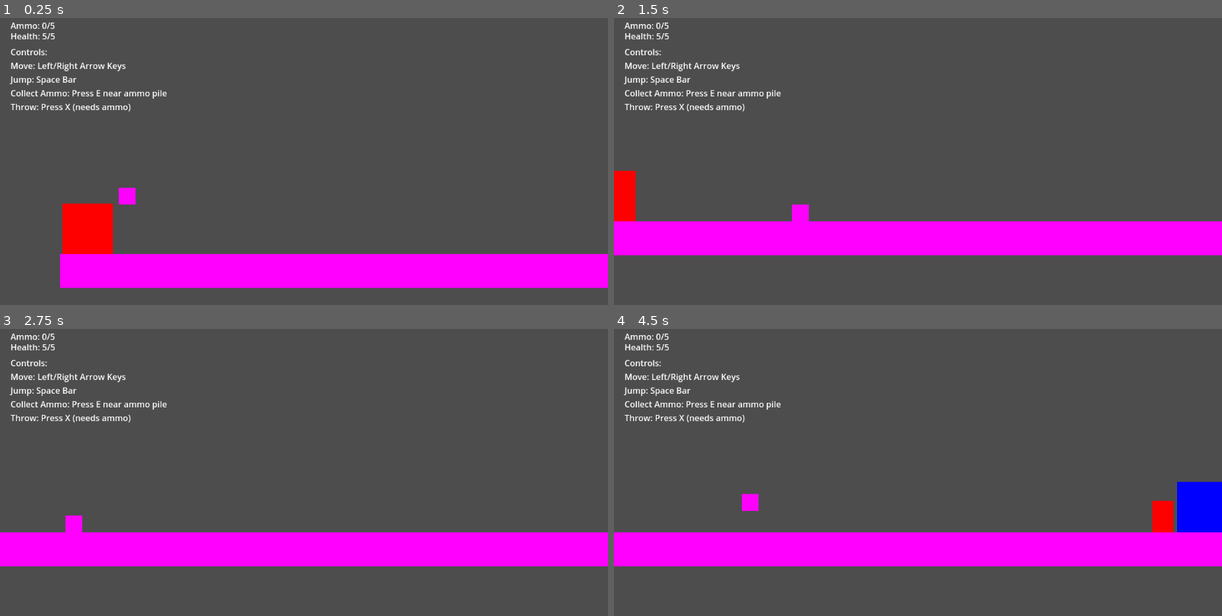
Above: before the commit, frames 1-4 (two rows, left to right).
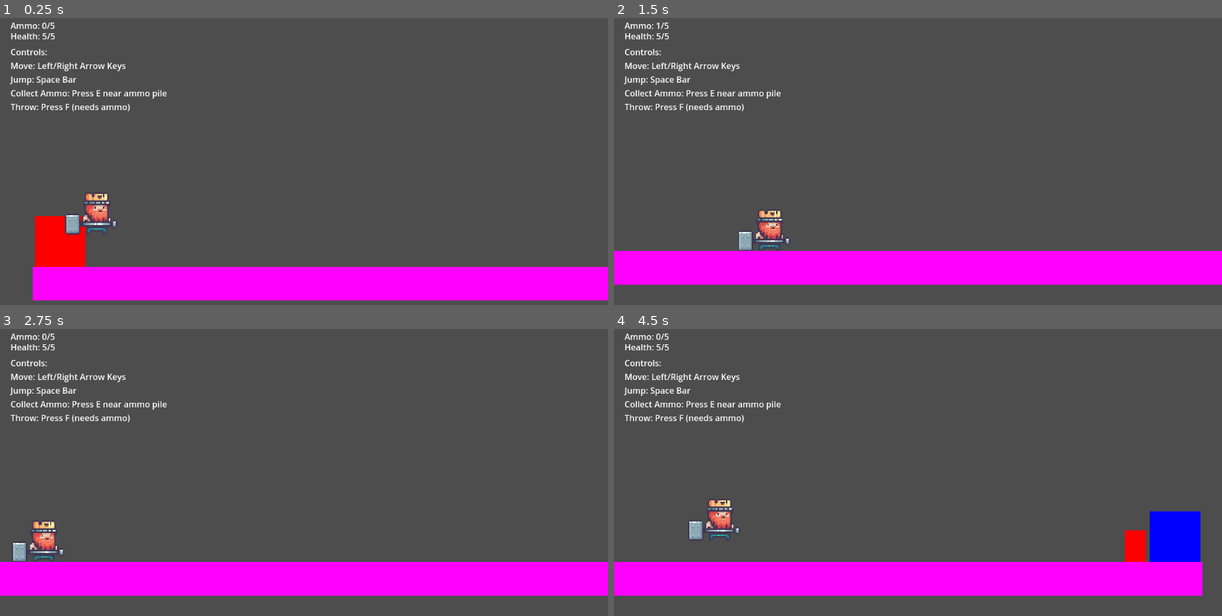
Above: after the commit, the same moments.

Repository: peroman86/BastaWars
Game: Godot game, scene res://scenes/world.tscn
The game is run twice, just before and just after one commit, with the same random seed, the same clock (stepped at 60 frames per second) and the same inputs.
Inputs:
- Up to frame 1 (0.25 s): no input
- Up to frame 2 (1.5 s): tap E (collect) at 0.5, 1.25, 1.35 s; hold Right (right) from 0.53 s (still down); tap Space (jump) at 0.6, 0.77, 1.07 s
- Up to frame 3 (2.75 s): tap Space (jump) at 1.52, 1.55, 1.82, 2.3 s; tap E (collect) at 2 s; release Right (right) at 2.03 s; hold Left (left) from 2.03 s (still down); tap F (fire) at 2.1 s
- Up to frame 4 (4.5 s): tap E (collect) at 2.75, 3.5, 3.6, 4.25 s; release Left (left) at 2.78 s; hold Right (right) 2.78-4.28 s; tap Space (jump) at 2.85, 3.02, 3.32, 3.77, 3.8, 4.07 s; hold Left (left) from 4.28 s (still down); tap F (fire) at 4.35 s

The runs differ from the first frame. In frame 1, 11% of the frame differs, in the area x 5-100%, y 29-99%; in frame 2, 22%; in frame 3, 21%; in frame 4, 23%, in the area x 0-100%, y 29-94%.

Commit message:
Player idle animation

Diff:
--- a/project.godot
+++ b/project.godot
@@ -45,5 +45,6 @@
 
 [rendering]
 
+textures/canvas_textures/default_texture_filter=0
 renderer/rendering_method="gl_compatibility"
 renderer/rendering_method.mobile="gl_compatibility"
--- a/scenes/player.tscn
+++ b/scenes/player.tscn
@@ -1,18 +1,64 @@
-[gd_scene load_steps=4 format=3 uid="uid://dpokhjn0va64c"]
+[gd_scene load_steps=7 format=3 uid="uid://dpokhjn0va64c"]
 
 [ext_resource type="Script" path="res://scripts/player.gd" id="1_2e4v3"]
+[ext_resource type="Texture2D" uid="uid://dc1cpmdpwidsv" path="res://assets/sprites/characters/01-King Human/Idle (78x58).png" id="2_8eu3u"]
 
 [sub_resource type="RectangleShape2D" id="RectangleShape2D_j6k8p"]
-size = Vector2(32, 32)
+size = Vector2(18, 26)
 
-[sub_resource type="PlaceholderTexture2D" id="PlaceholderTexture2D_4q7vw"]
-size = Vector2(32, 32)
+[sub_resource type="Animation" id="Animation_yxlvj"]
+resource_name = "Idle"
+loop_mode = 1
+step = 0.1
+tracks/0/type = "value"
+tracks/0/imported = false
+tracks/0/enabled = true
+tracks/0/path = NodePath("IdleAnimation:frame")
+tracks/0/interp = 1
+tracks/0/loop_wrap = true
+tracks/0/keys = {
+"times": PackedFloat32Array(0, 0.1, 0.2, 0.3, 0.4, 0.5, 0.6, 0.7, 0.8, 0.9),
+"transitions": PackedFloat32Array(1, 1, 1, 1, 1, 1, 1, 1, 1, 1),
+"update": 1,
+"values": [0, 1, 2, 3, 4, 5, 6, 7, 8, 9]
+}
+
+[sub_resource type="Animation" id="Animation_j11go"]
+length = 0.001
+tracks/0/type = "value"
+tracks/0/imported = false
+tracks/0/enabled = true
+tracks/0/path = NodePath("IdleAnimation:frame")
+tracks/0/interp = 1
+tracks/0/loop_wrap = true
+tracks/0/keys = {
+"times": PackedFloat32Array(0),
+"transitions": PackedFloat32Array(1),
+"update": 1,
+"values": [0]
+}
+
+[sub_resource type="AnimationLibrary" id="AnimationLibrary_qel7h"]
+_data = {
+"Idle": SubResource("Animation_yxlvj"),
+"RESET": SubResource("Animation_j11go")
+}
 
 [node name="Player" type="CharacterBody2D"]
+scale = Vector2(3, 3)
 script = ExtResource("1_2e4v3")
 
 [node name="CollisionShape2D" type="CollisionShape2D" parent="."]
+position = Vector2(-1, 3)
 shape = SubResource("RectangleShape2D_j6k8p")
 
-[node name="Sprite2D" type="Sprite2D" parent="."]
-texture = SubResource("PlaceholderTexture2D_4q7vw")
+[node name="AnimationPlayer" type="AnimationPlayer" parent="."]
+libraries = {
+"": SubResource("AnimationLibrary_qel7h")
+}
+
+[node name="IdleAnimation" type="Sprite2D" parent="."]
+position = Vector2(4.7929, 1)
+scale = Vector2(0.893491, 1.03448)
+texture = ExtResource("2_8eu3u")
+hframes = 11
--- a/scenes/world.tscn
+++ b/scenes/world.tscn
@@ -23,7 +23,7 @@
 position = Vector2(-373, 375)
 
 [node name="Camera2D" type="Camera2D" parent="Player"]
-position = Vector2(335, 2)
+position = Vector2(129, -7.33333)
 position_smoothing_enabled = true
 drag_horizontal_enabled = true
 drag_vertical_enabled = true
--- a/scripts/player.gd
+++ b/scripts/player.gd
@@ -5,6 +5,10 @@
 @export var gravity = 980.0
 @export var throw_force = 600.0
 @export var fall_threshold = 800  # Y position at which player is considered fallen
+
+@onready var animation_player: AnimationPlayer = $AnimationPlayer
+@onready var idle_sprite: Sprite2D = $IdleAnimation
+
 
 var health = 5
 var ammo_count = 0
@@ -51,11 +55,20 @@
 Move: Left/Right Arrow Keys
 Jump: Space Bar
 Collect Ammo: Press E near ammo pile
-Throw: Press X (needs ammo)"""
+Throw: Press F (needs ammo)"""
 	canvas_layer.add_child(controls_label)
 
 	update_ammo_display()
 	update_health_display()
+
+func _process(delta):
+	if is_on_floor():
+		if velocity.x == 0:
+			play_animation("Idle")
+	 	#else:
+			#set_active_sprite(walk_sprite)
+	#else:
+		#set_active_sprite(jump_sprite)
 
 func _physics_process(delta):
 	if not battle_active:
@@ -134,7 +147,6 @@
 	update_ammo_display()
 	update_health_display()
 
-func set_battle_active(active: bool):
-	battle_active = active
-	if not battle_active:
-		velocity = Vector2.ZERO
+
+func play_animation(animation_name: String):
+	animation_player.play(animation_name)
